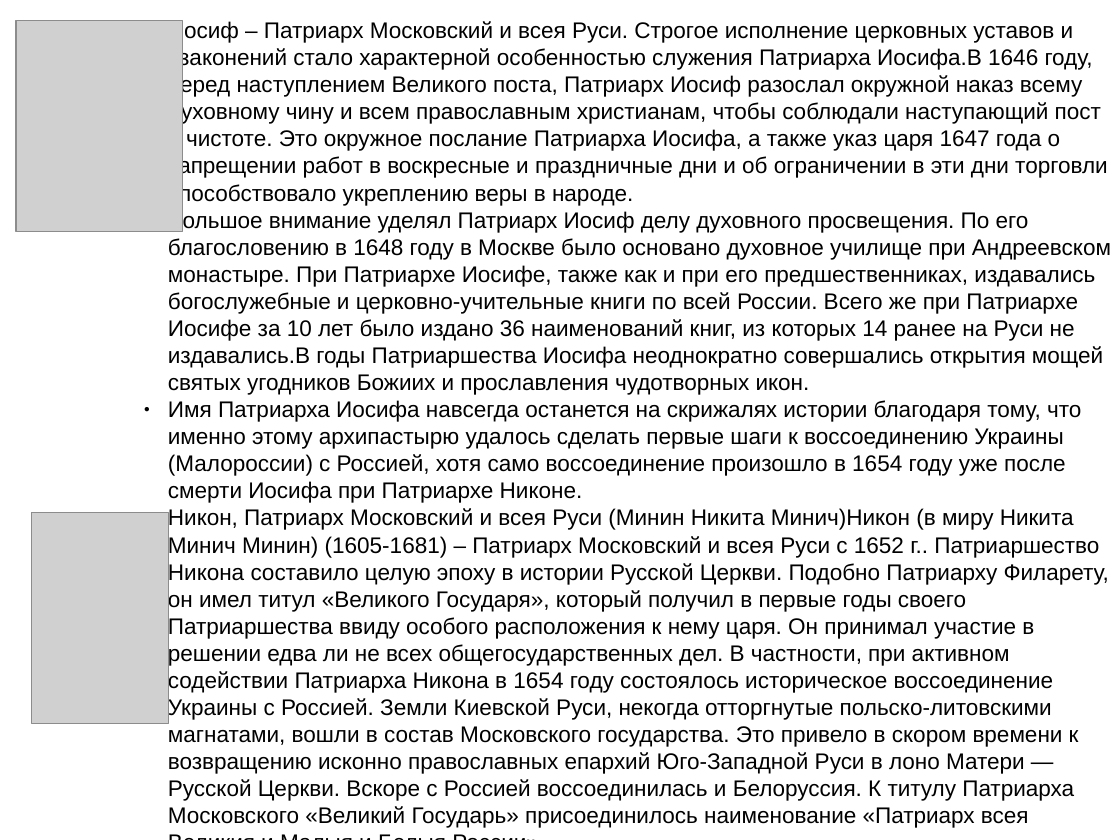
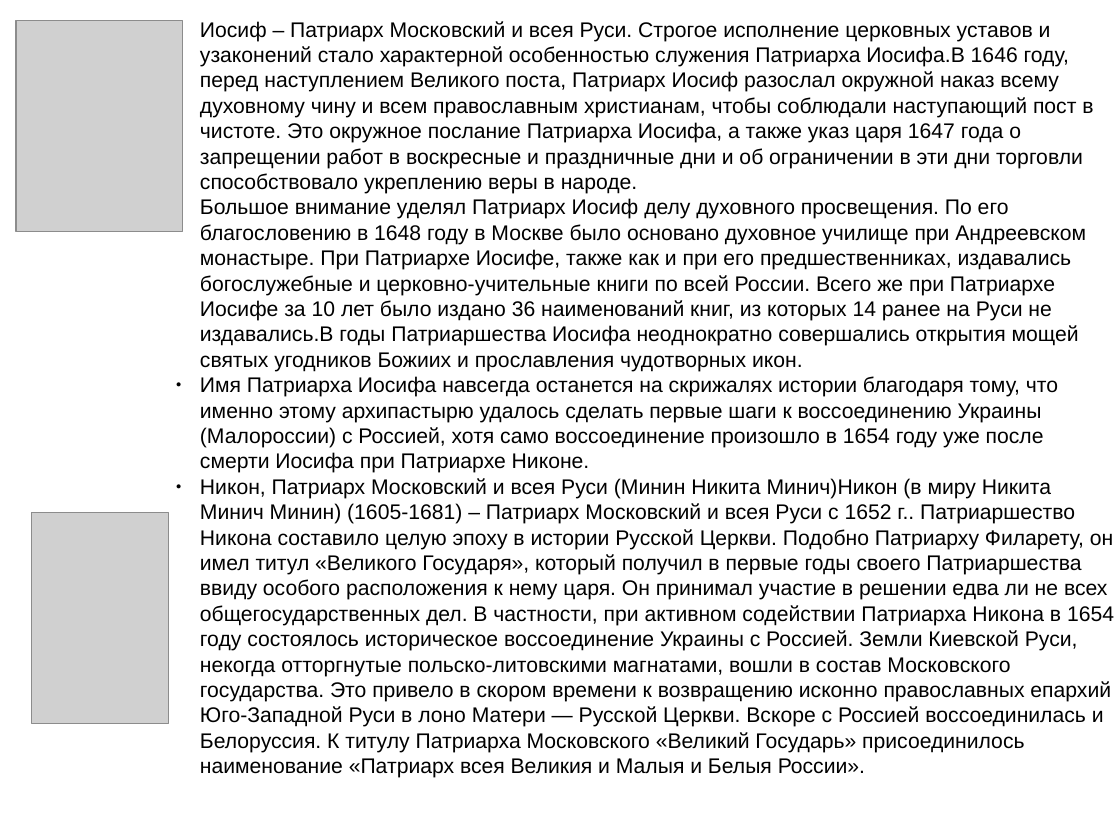
Before and after one commit to stroykrasivo/stroykrasivo.github.io, a slide deck: slide 5 of patriarch.ppsx. Drawn at 1120x840 pixels with LibreOffice and Linux fonts; fonts in the diff are those of the drawing; grey boxes stand for pictures. Boxes give left, top, right and bottom in pixels: in the first picture for what was removed or moved away, otherwise in the second. Text is boxed around its words. In the diff, an @@ line names an element or a change of style, - is before the commit and + after.

```diff
--- a/patriarch.ppsx
+++ b/patriarch.ppsx
@@ text "Иосиф – Патриарх Московский и ..." moved from (x1=168, y1=20, x2=1111, y2=828) to (x1=200, y1=21, x2=1114, y2=778) @@
@@ text "Иосиф – Патриарх Московский и ..." at (x1=200, y1=21, x2=1114, y2=778): size 16 to 15 pt @@
```
Also in this commit, not shown: 3 other slides changed, 1 other file.
